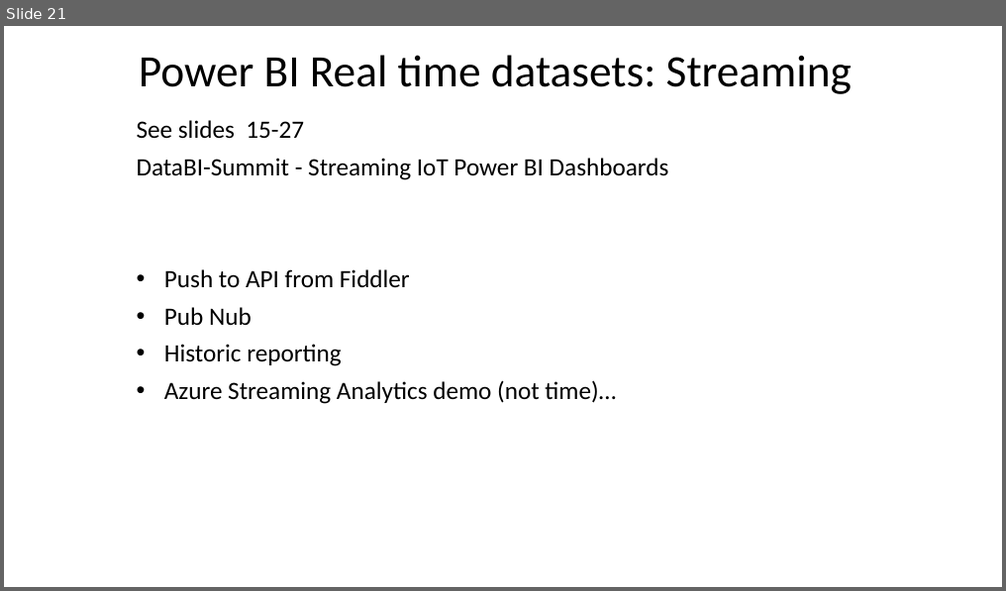
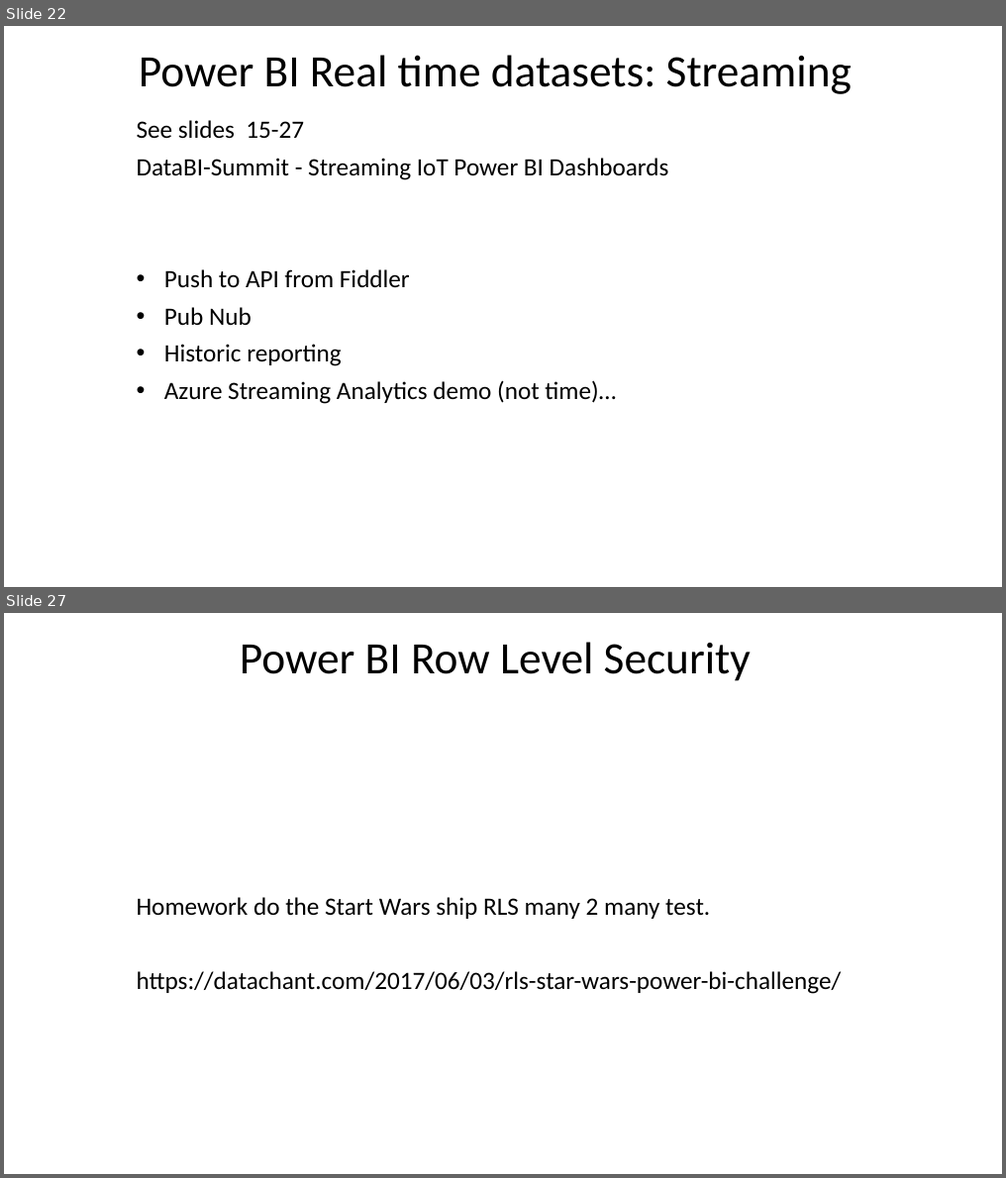
Before and after one commit to wottabyte/PBITraining, a slide deck: PBIID/PowerBI Int Dev slides Q1-2019-shared.pptx. Shown one above the other, each under a label of ours: slide 21 before the commit, slides 22 and 27 after it; the slides between them are not shown. The pictures are 1006x591 and 1006x1178 pixels, drawn with LibreOffice and Linux fonts; fonts in the diff are those of the drawing; background and template pictures are left out. Boxes give left, top, right and bottom in pixels: in the first picture for what was removed or moved away, otherwise in the second. Text is boxed around its words. In the diff, an @@ line names an element or a change of style, - is before the commit and + after.

```diff
--- a/PBIID/PowerBI Int Dev slides Q1-2019-shared.pptx
+++ b/PBIID/PowerBI Int Dev slides Q1-2019-shared.pptx
@@ slide 27 added at box(4, 613, 1002, 1174), background #FFFFFF @@
@@ title added at box(240, 642, 750, 681), 43.2 pt, text #000000 @@
+Power BI Row Level Security
@@ subtitle added at box(137, 897, 842, 994), 24 pt, text #000000 @@
+Homework do the Start Wars ship RLS many 2 many test.
+https://datachant.com/2017/06/03/rls-star-wars-power-bi-challenge/
@@ what was slide 21 is now slide 22 @@
```
Also in this commit, not shown: 11 other slides added.
